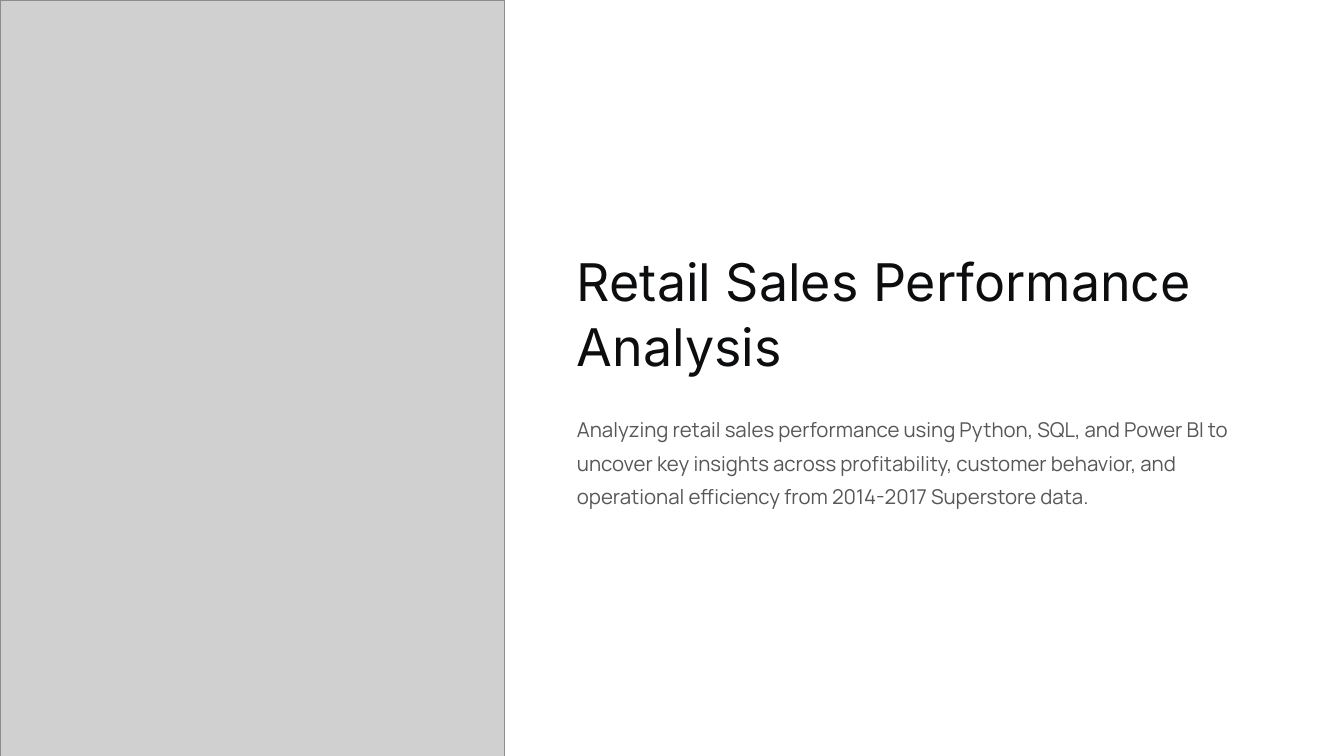
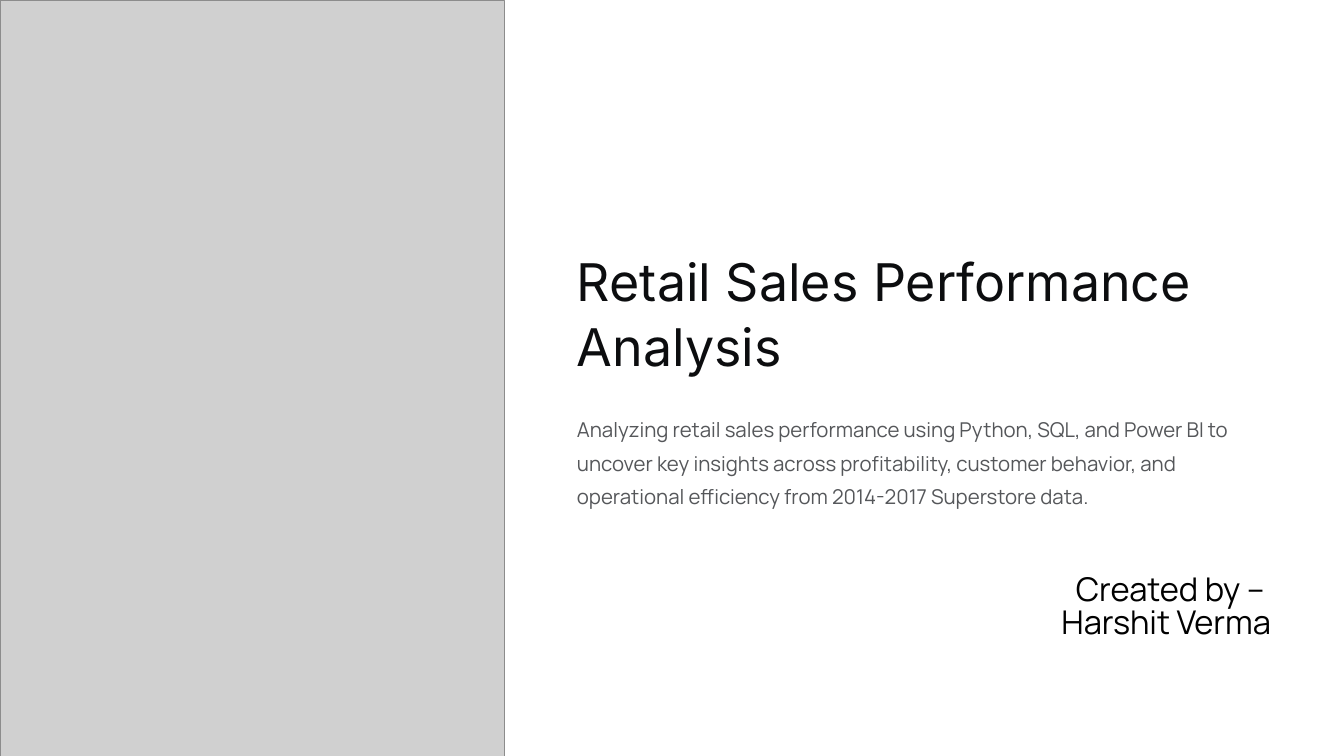
Before and after one commit to Harshitverma816/Retail-Sales-Performance-Analysis, a slide deck: slide 1 of Retail-Sales-Performance-Analysis.pptx. Drawn at 1344x756 pixels with LibreOffice and Linux fonts; fonts in the diff are those of the drawing; grey boxes stand for pictures; background and template pictures are left out. Boxes give left, top, right and bottom in pixels: in the first picture for what was removed or moved away, otherwise in the second. Text is boxed around its words. In the diff, an @@ line names an element or a change of style, - is before the commit and + after.

```diff
--- a/Retail-Sales-Performance-Analysis.pptx
+++ b/Retail-Sales-Performance-Analysis.pptx
@@ text at <box>1061,577,1271,635</box>: paragraphs added @@
+Created by –
+Harshit Verma
```
Also in this commit, not shown: 2 slides added.
